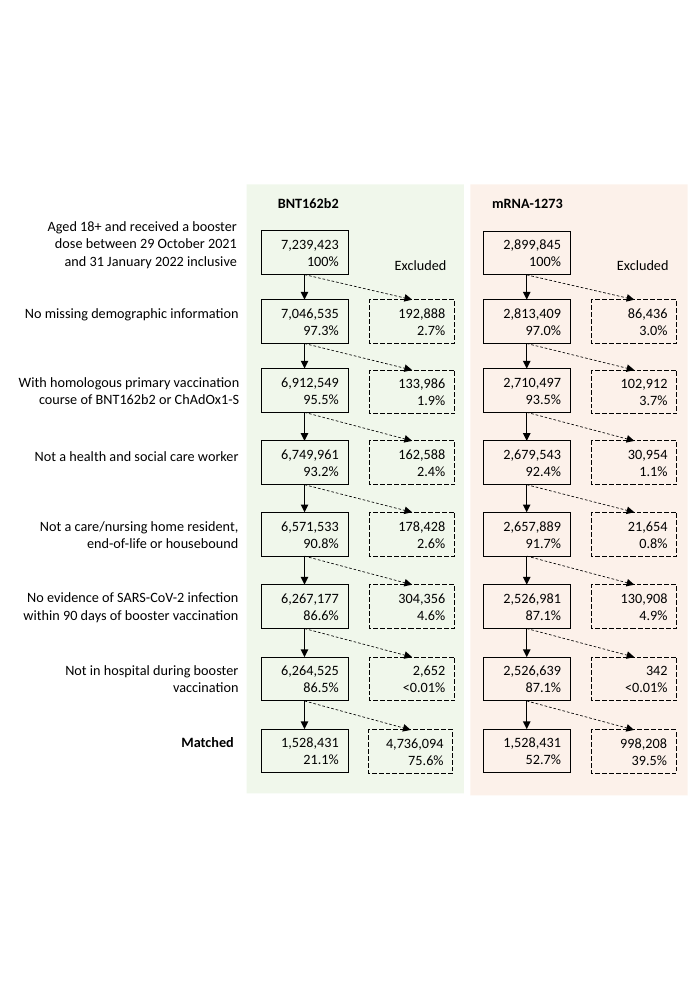
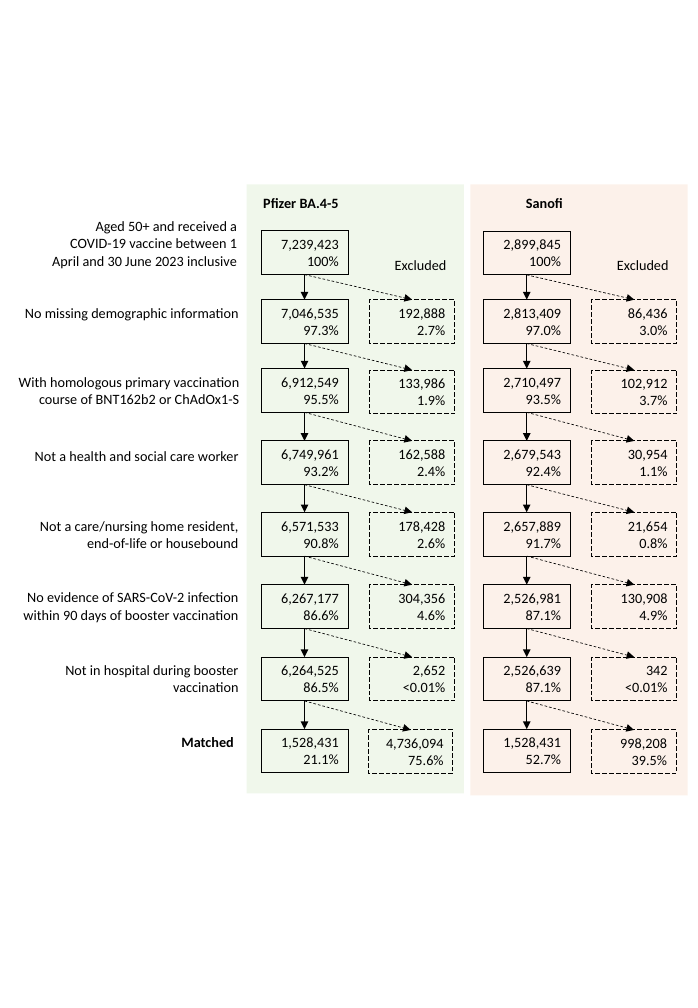
Before and after one commit to opensafely/comparative-booster-spring2023, a slide deck: slide 1 of write-up/manuscript/flowchart.pptx. Drawn at 698x1008 pixels with LibreOffice and Linux fonts; fonts in the diff are those of the drawing. Boxes give left, top, right and bottom in pixels: in the first picture for what was removed or moved away, otherwise in the second. Text is boxed around its words. In the diff, an @@ line names an element or a change of style, - is before the commit and + after.

```diff
--- a/write-up/manuscript/flowchart.pptx
+++ b/write-up/manuscript/flowchart.pptx
@@ text at bbox=[263, 198, 339, 208]: text changed @@
-BNT162b2
+Pfizer BA.4-5
@@ text at bbox=[526, 198, 563, 208]: text changed @@
-mRNA-1273
+Sanofi
@@ text at bbox=[52, 221, 237, 269]: text changed @@
-Aged 18+ and received a booster dose between 29 October 2021 and 31 January 2022 inclusive
+Aged 50+ and received a COVID-19 vaccine between 1 April and 30 June 2023 inclusive
```
Also in this commit, not shown: 1 other file.
